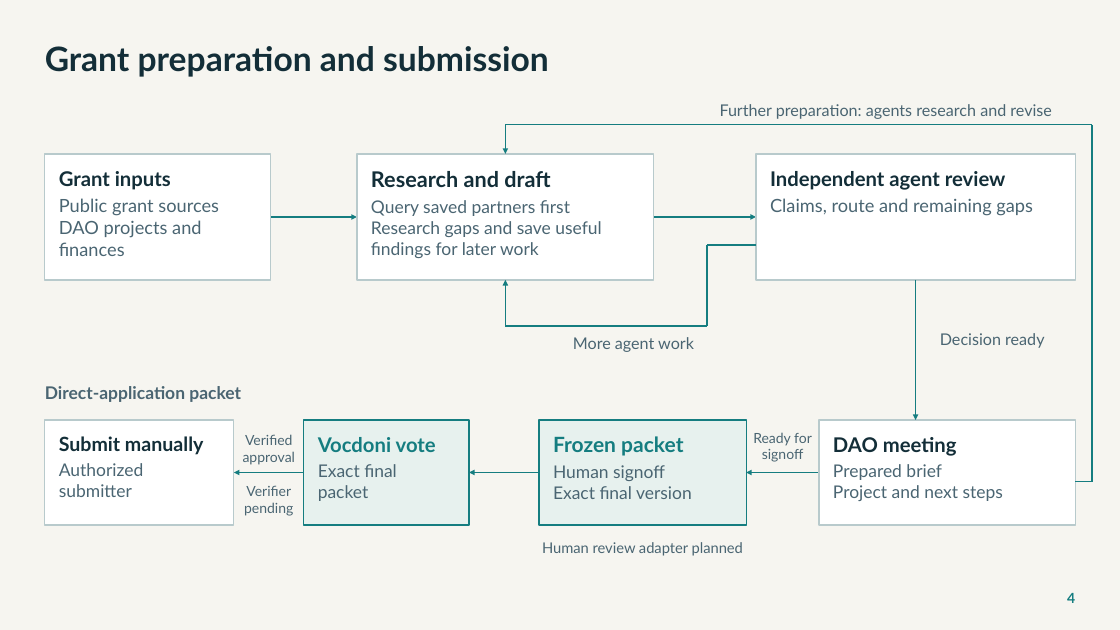
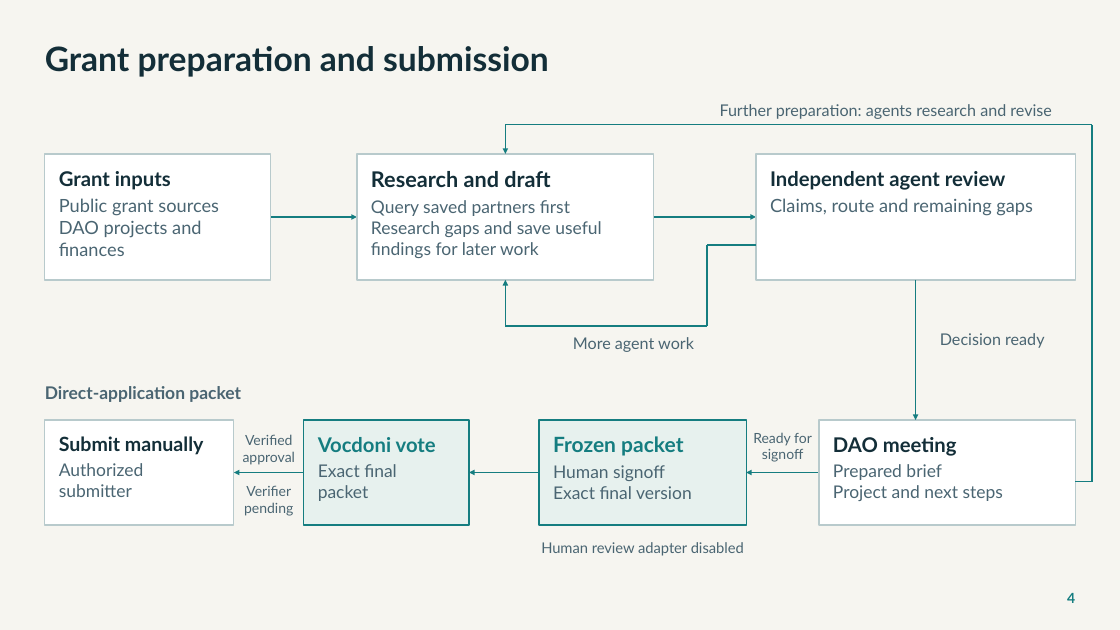
Before and after one commit to NetRxn/Inertia, a slide deck: slide 4 of Inertia-Architecture.pptx. Drawn at 1120x630 pixels with LibreOffice and Linux fonts; fonts in the diff are those of the drawing. Boxes give left, top, right and bottom in pixels: in the first picture for what was removed or moved away, otherwise in the second. Text is boxed around its words. In the diff, an @@ line names an element or a change of style, - is before the commit and + after.

```diff
--- a/Inertia-Architecture.pptx
+++ b/Inertia-Architecture.pptx
@@ text at (541, 542, 744, 556): text changed @@
-Human review adapter planned
+Human review adapter disabled
```
Also in this commit, not shown: 5 other slides changed, 27 other files.
